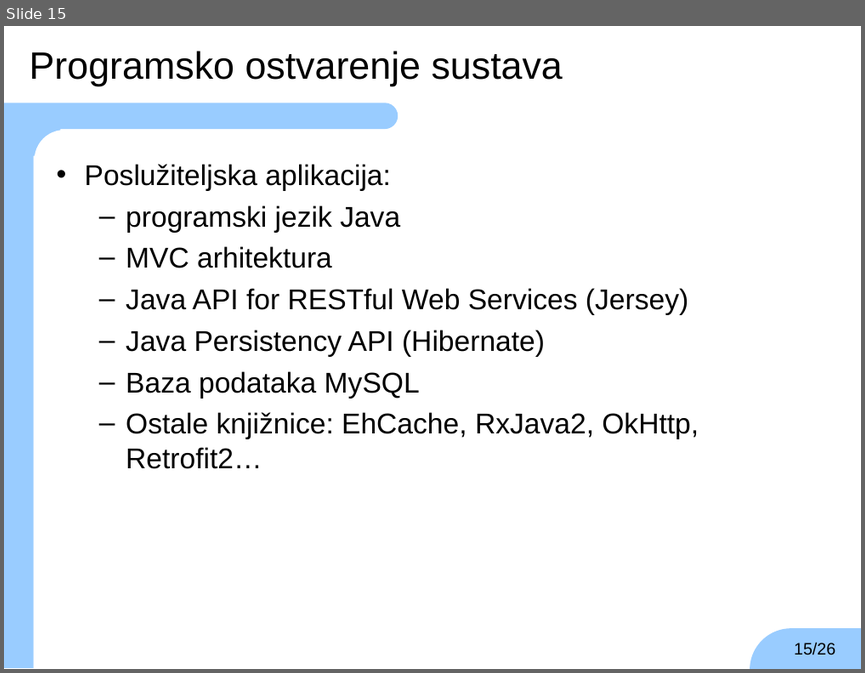
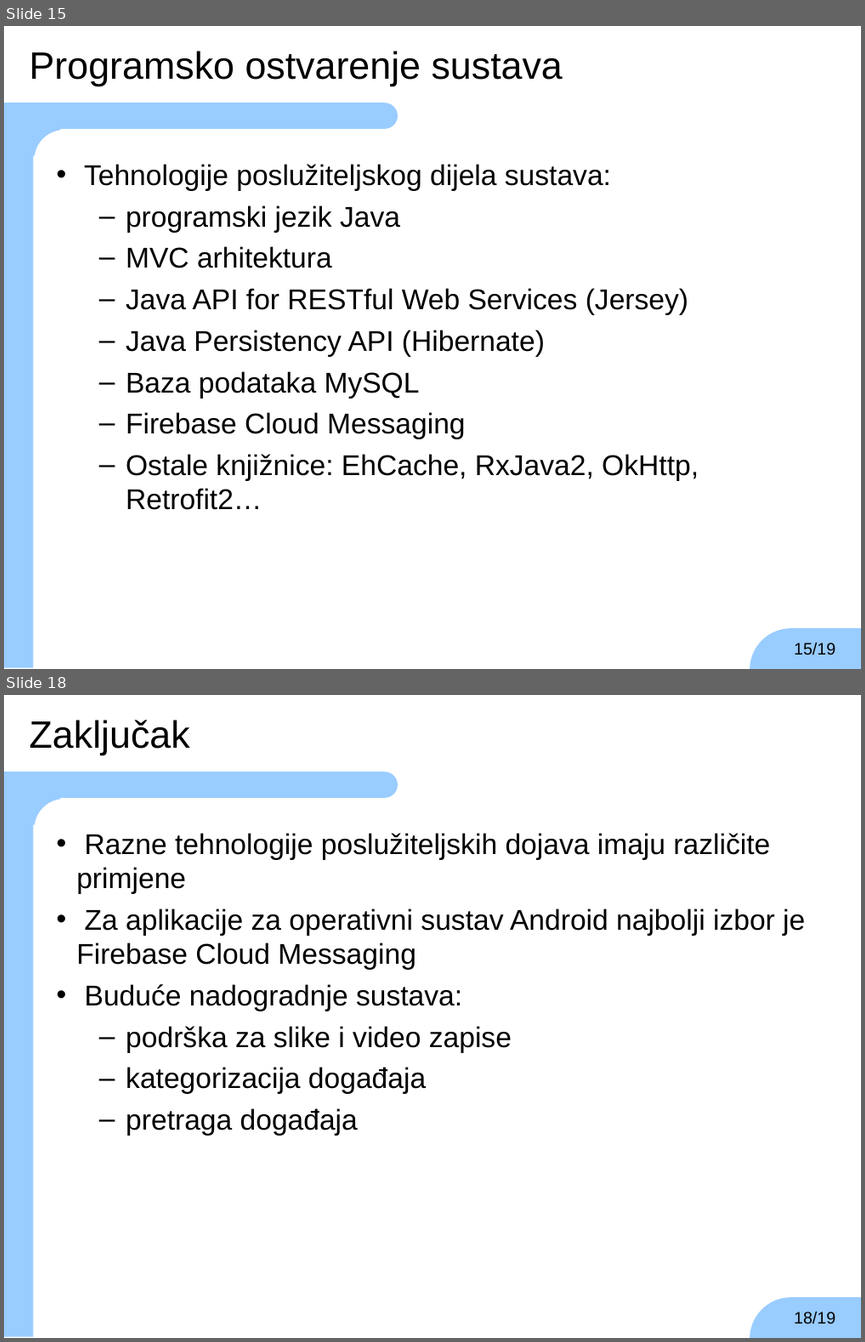
Before and after one commit to TheKarlo95/ZavrsniRad, a slide deck: zavrsni.ppt. Shown one above the other, each under a label of ours: slide 15 before the commit, slides 15 and 18 after it; the slides between them are not shown. The pictures are 865x673 and 865x1342 pixels, drawn with LibreOffice and Linux fonts; fonts in the diff are those of the drawing; background and template pictures are left out. Boxes give left, top, right and bottom in pixels: in the first picture for what was removed or moved away, otherwise in the second. Text is boxed around its words. In the diff, an @@ line names an element or a change of style, - is before the commit and + after.

```diff
--- a/zavrsni.ppt
+++ b/zavrsni.ppt
@@ slide 18 added at <box>4,695,861,1338</box>, background #FFFFFF; not listed: 6 template elements that a slide beside it also shows @@
@@ text added at <box>30,720,190,755</box>, 32 pt, text #000000 @@
+Zaključak
@@ text added at <box>76,833,805,1135</box>, 24 pt, text #000000 @@
+• Razne tehnologije poslužiteljskih dojava imaju različite primjene
+• Za aplikacije za operativni sustav Android najbolji izbor je Firebase Cloud Messaging
+• Buduće nadogradnje sustava:
+  – podrška za slike i video zapise
+  – kategorizacija događaja
+  – pretraga događaja
@@ page number added at <box>794,1310,835,1324</box>, 14 pt, text #000000 @@
+18/19
@@ slide 15 changed as well @@
@@ text at <box>84,164,611,191</box>: text changed @@
-• Poslužiteljska aplikacija:
+• Tehnologije poslužiteljskog dijela sustava:
@@ text at <box>126,412,466,439</box>: paragraph added @@
+  – Firebase Cloud Messaging
@@ page number at <box>794,641,835,655</box>: text changed @@
-15/26
+15/19
```
Also in this commit, not shown: 3 other slides added.
